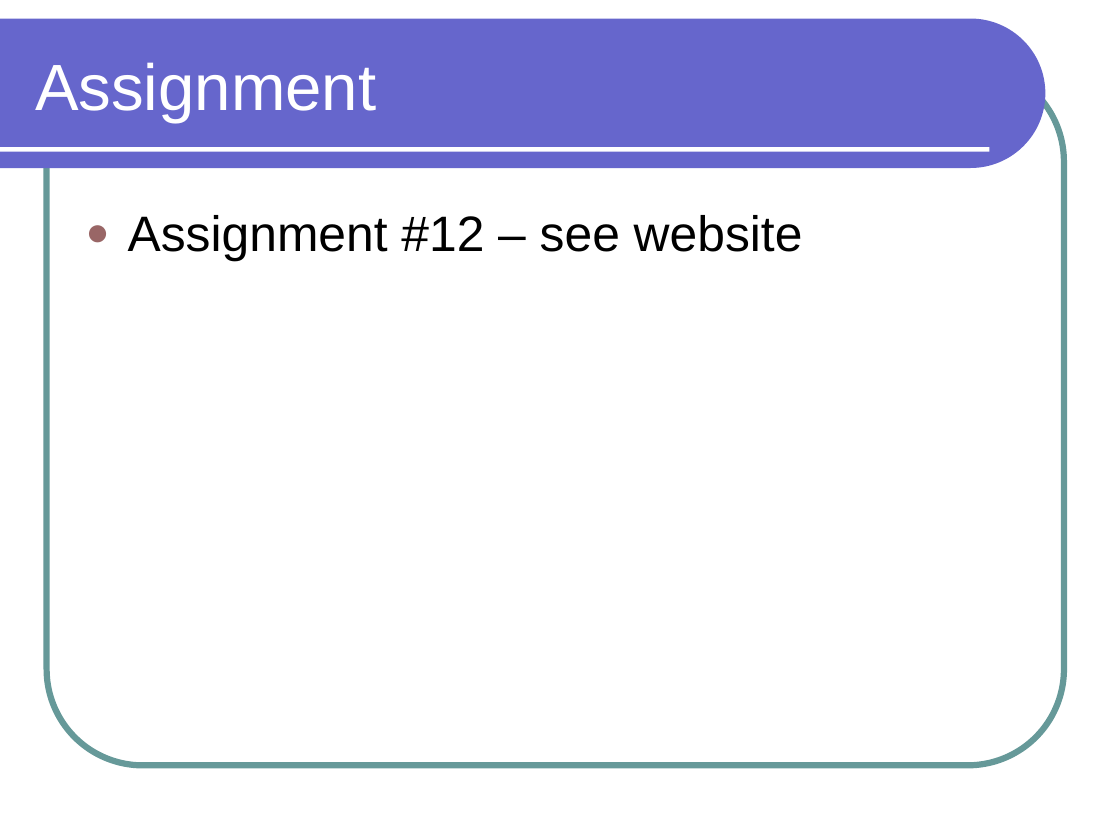
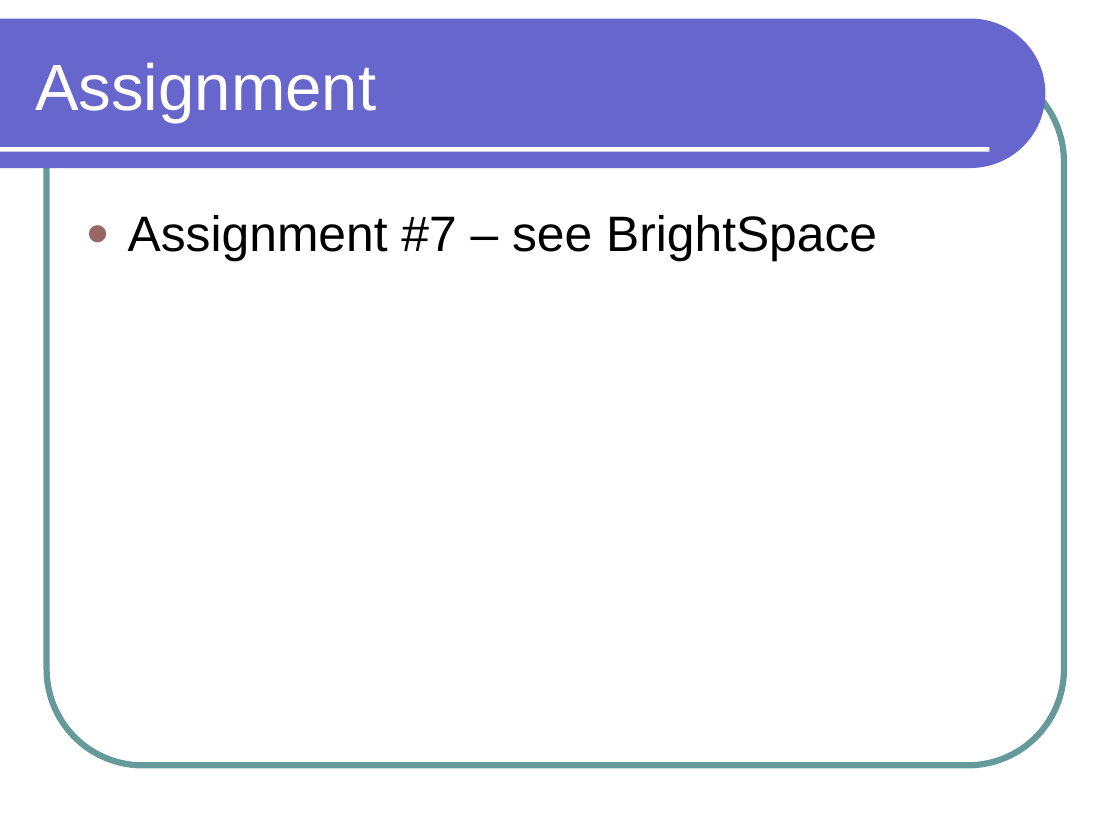
Before and after one commit to lutzhamel/CSC301, a slide deck: slide 4 of notes/csc301-ln023.ppt (slide 5 before the commit). Drawn at 1120x840 pixels with LibreOffice and Linux fonts; fonts in the diff are those of the drawing. Boxes give left, top, right and bottom in pixels: in the first picture for what was removed or moved away, otherwise in the second. Text is boxed around its words. In the diff, an @@ line names an element or a change of style, - is before the commit and + after.

```diff
--- a/notes/csc301-ln023.ppt
+++ b/notes/csc301-ln023.ppt
@@ text at (x1=128, y1=215, x2=877, y2=261): text changed @@
-● Assignment #12 – see website
+● Assignment #7 – see BrightSpace
```
Also in this commit, not shown: 1 slide removed, 1 other file.
